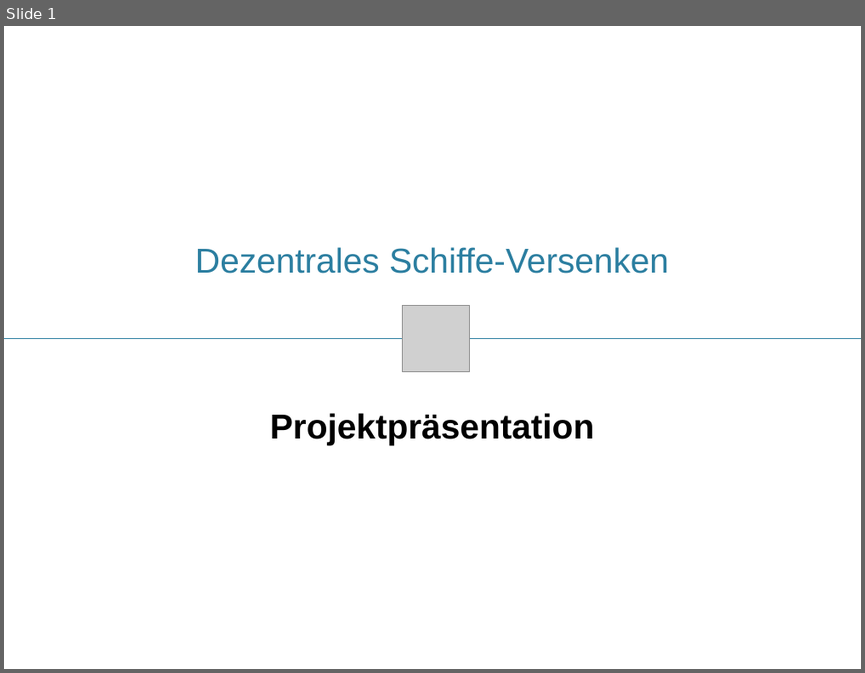
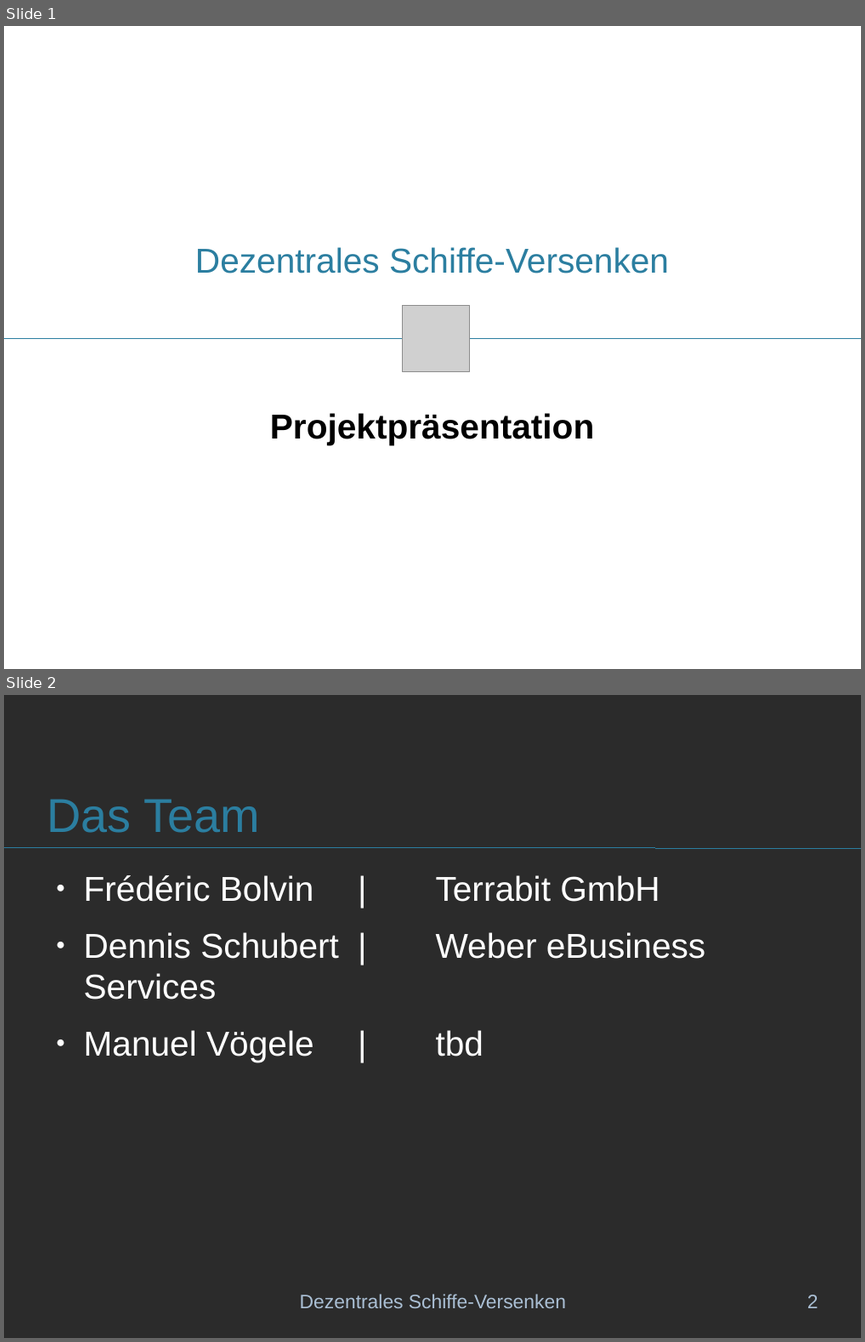
Before and after one commit to schiffchen/documentation, a slide deck: Präsentation/Projektpräsentation.odp. Shown one above the other, each under a label of ours: slide 1 before the commit, slides 1 and 2 after it. The pictures are 865x673 and 865x1342 pixels, drawn with LibreOffice and Linux fonts; fonts in the diff are those of the drawing; grey boxes stand for pictures; background and template pictures are left out; a plain dark background stands for a picture behind light text. Boxes give left, top, right and bottom in pixels: in the first picture for what was removed or moved away, otherwise in the second. Text is boxed around its words. In the diff, an @@ line names an element or a change of style, - is before the commit and + after.

```diff
--- a/Präsentation/Projektpräsentation.odp
+++ b/Präsentation/Projektpräsentation.odp
@@ slide 2 added at (4, 695, 861, 1338), background picture (left out) @@
@@ title added at (46, 799, 260, 833), 44 pt, text #2B7EA0 @@
+Das Team
@@ line added from (4, 848) to (861, 848), #2B7EA0 0 pt @@
@@ text added at (84, 875, 705, 1062), 32 pt, text #FFFFFF @@
+● Frédéric Bolvin | Terrabit GmbH
+● Dennis Schubert | Weber eBusiness Services
+● Manuel Vögele | tbd
@@ text added at (300, 1293, 566, 1308), 18 pt, text #AABFD4 @@
+Dezentrales Schiffe-Versenken
@@ page number added at (807, 1294, 818, 1308), 18 pt, text #AABFD4 @@
+2
```
Also in this commit, not shown: 1 slide changed, 1 other slide added, 1 slide removed.
